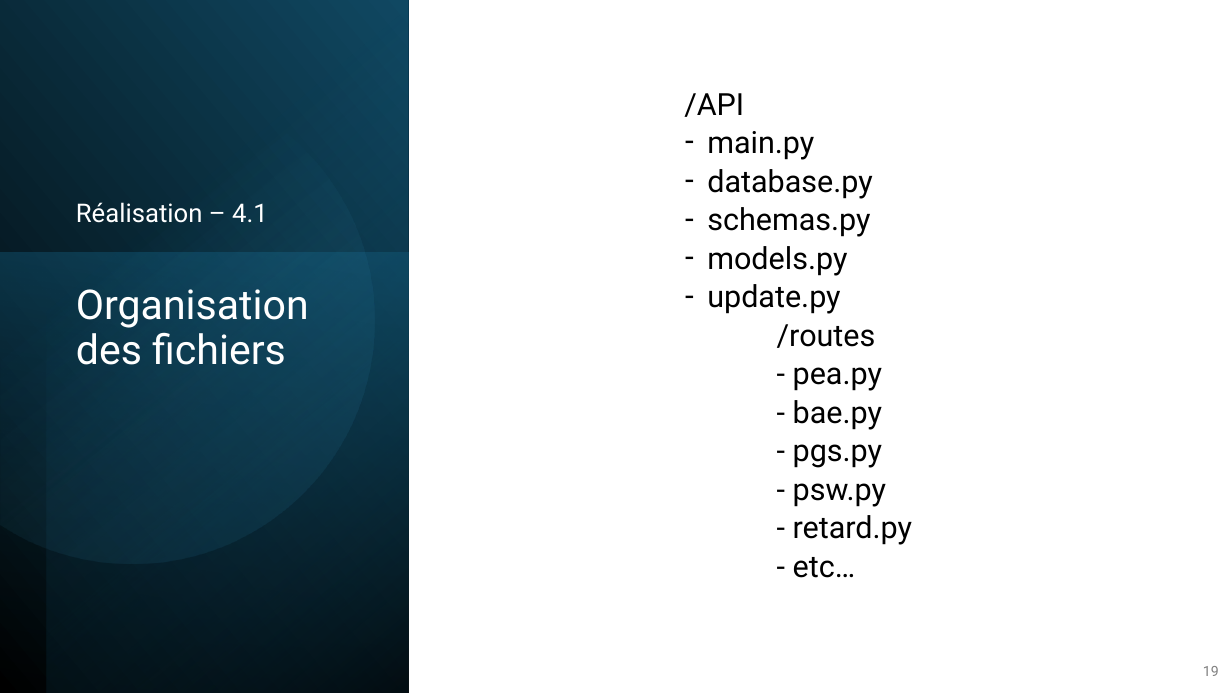
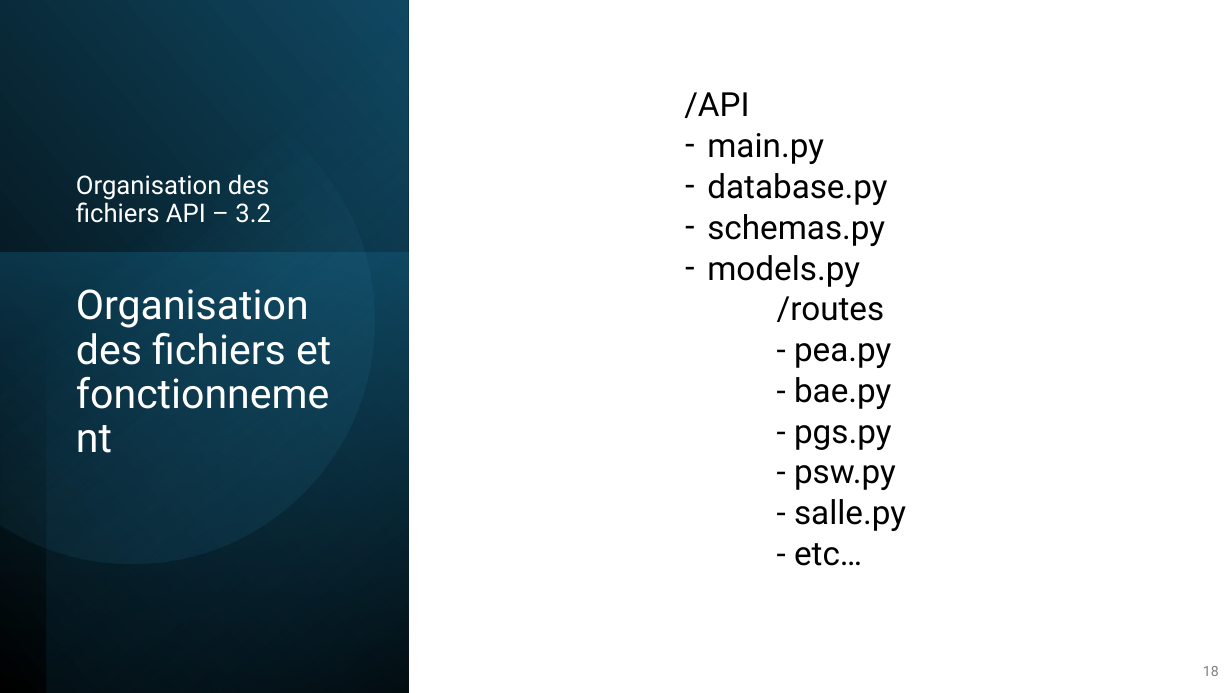
Before and after one commit to RobinMartineau/Acc-s-campus-, a slide deck: slide 18 of BDD/Présentation/BDD.pptx (slide 19 before the commit). Drawn at 1232x693 pixels with LibreOffice and Linux fonts; fonts in the diff are those of the drawing. Boxes give left, top, right and bottom in pixels: in the first picture for what was removed or moved away, otherwise in the second. Text is boxed around its words. In the diff, an @@ line names an element or a change of style, - is before the commit and + after.

```diff
--- a/BDD/Présentation/BDD.pptx
+++ b/BDD/Présentation/BDD.pptx
@@ text at box(684, 92, 896, 566): size 23.8 to 25.9 pt @@
@@ text at box(76, 174, 271, 223): text changed @@
-Réalisation – 4.1
+Organisation des fichiers API – 3.2
@@ title at box(76, 289, 331, 365): text changed @@
-Organisation des fichiers
+Organisation des fichiers et fonctionnement
@@ text at box(707, 284, 840, 314): paragraph removed @@
-– update.py
@@ text at box(794, 499, 906, 531): text changed; size 23.8 to 25.9 pt @@
-- retard.py
+- salle.py
```
Also in this commit, not shown: 1 other slide changed, 12 slides added, 23 slides removed.
